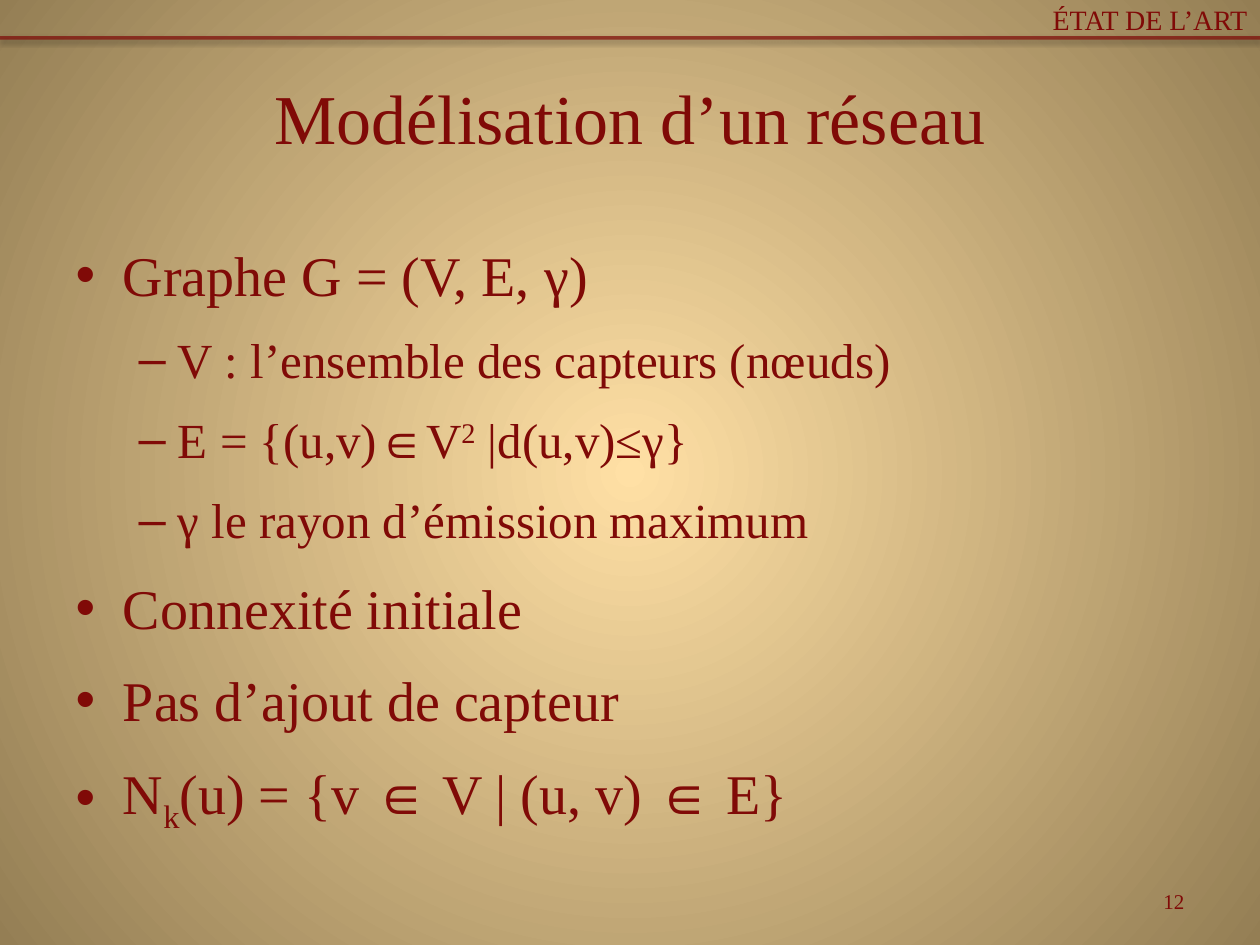
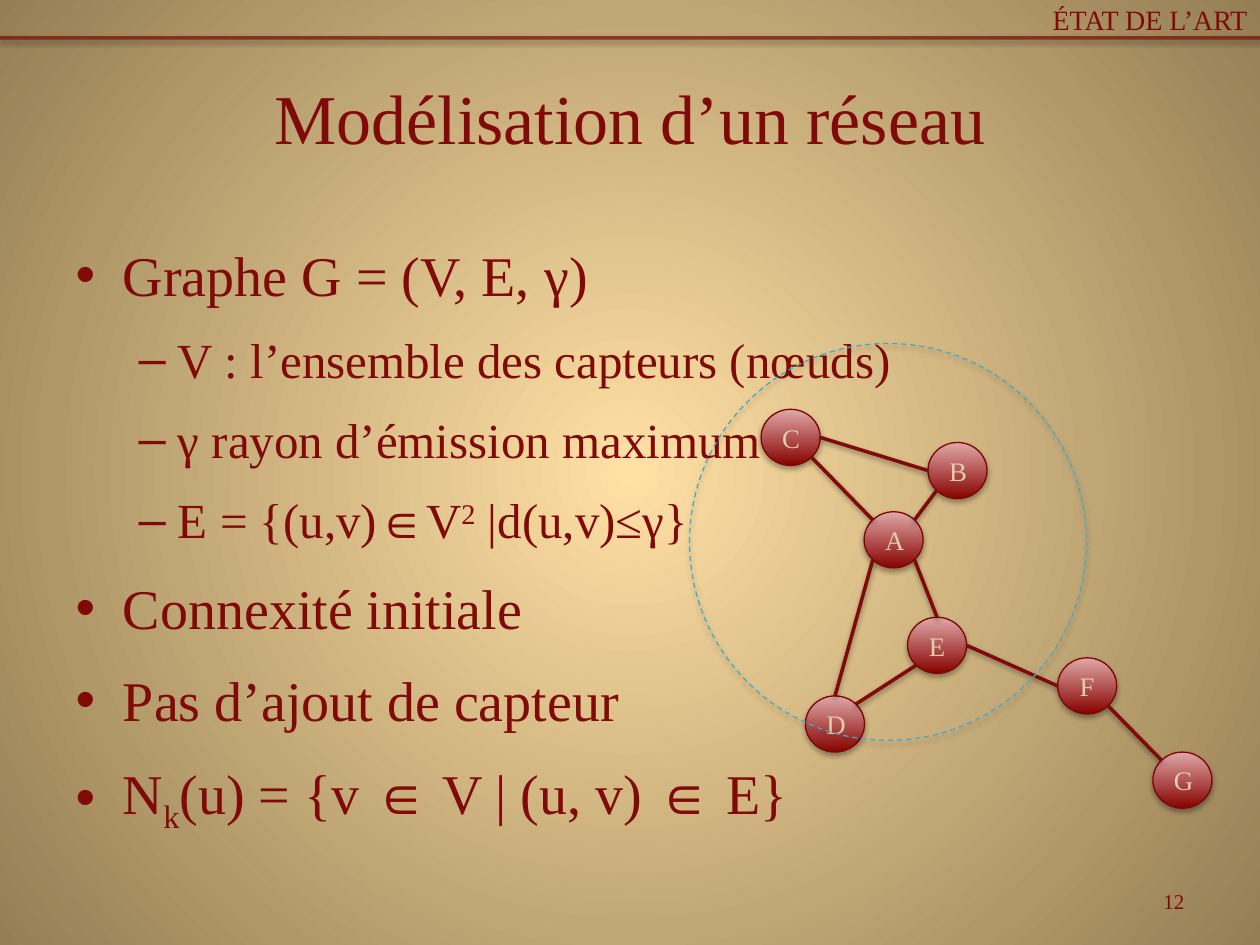
Before and after one commit to Patre/Energy-saving-in-sensors--networks, a slide deck: slide 12 of Redaction/pres.pptx. Drawn at 1260x945 pixels with LibreOffice and Linux fonts; fonts in the diff are those of the drawing. Boxes give left, top, right and bottom in pixels: in the first picture for what was removed or moved away, otherwise in the second. Text is boxed around its words. In the diff, an @@ line names an element or a change of style, - is before the commit and + after.

```diff
--- a/Redaction/pres.pptx
+++ b/Redaction/pres.pptx
@@ ellipse added at <box>689,344,1086,741</box>, outline #46AAC5 0.75 pt dashed @@
@@ ellipse added at <box>761,410,820,466</box>, fill gradient #870300 to #E0A9A9, outline #800704 0.75 pt, 15.3 pt, text #E0CDA9 @@
+C
@@ text at <box>178,420,760,468</box>: paragraph added @@
+  – γ rayon d’émission maximum
@@ line added from (929, 471) to (820, 437), #800A07 2 pt @@
@@ ellipse added at <box>929,442,988,499</box>, fill gradient #870300 to #E0A9A9, outline #800704 0.75 pt, 15.3 pt, text #E0CDA9 @@
+B
@@ line added from (811, 457) to (873, 520), #800A07 2 pt @@
@@ text at <box>178,504,808,548</box>: paragraph removed @@
-  – γ le rayon d’émission maximum
@@ line added from (915, 520) to (936, 490), #800A07 2 pt @@
@@ ellipse added at <box>864,512,924,568</box>, fill gradient #870300 to #E0A9A9, outline #800704 0.75 pt, 15.3 pt, text #E0CDA9 @@
+A
@@ line added from (873, 559) to (835, 696), #800A07 2 pt @@
@@ line added from (915, 559) to (937, 617), #800A07 2 pt @@
@@ ellipse added at <box>907,617,966,674</box>, fill gradient #870300 to #E0A9A9, outline #800704 0.75 pt, 15.3 pt, text #E0CDA9 @@
+E
@@ line added from (966, 645) to (1057, 685), #800A07 2 pt @@
@@ ellipse added at <box>1057,658,1116,714</box>, fill gradient #870300 to #E0A9A9, outline #800704 0.75 pt, 15.3 pt, text #E0CDA9 @@
+F
@@ line added from (856, 704) to (916, 665), #800A07 2 pt @@
@@ ellipse added at <box>805,696,864,752</box>, fill gradient #870300 to #E0A9A9, outline #800704 0.75 pt, 15.3 pt, text #E0CDA9 @@
+D
@@ line added from (1108, 706) to (1162, 760), #800A07 2 pt @@
@@ ellipse added at <box>1153,752,1212,809</box>, fill gradient #870300 to #E0A9A9, outline #800704 0.75 pt, 15.3 pt, text #E0CDA9 @@
+G
```
Also in this commit, not shown: 2 other slides changed.
